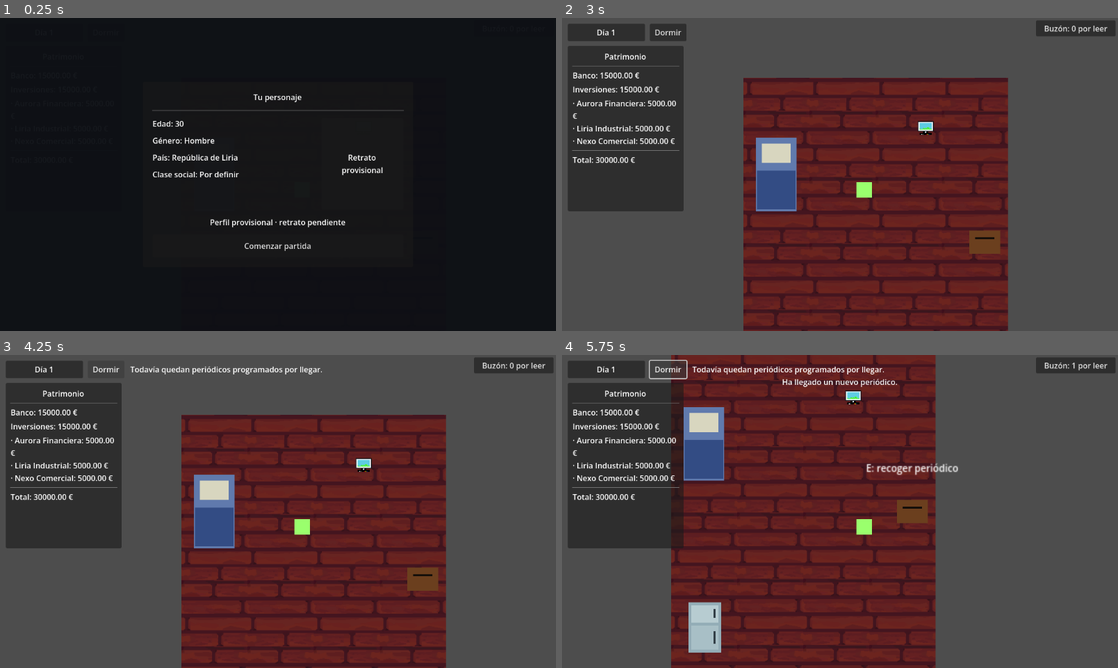
Above: before the commit, frames 1-4 (two rows, left to right).
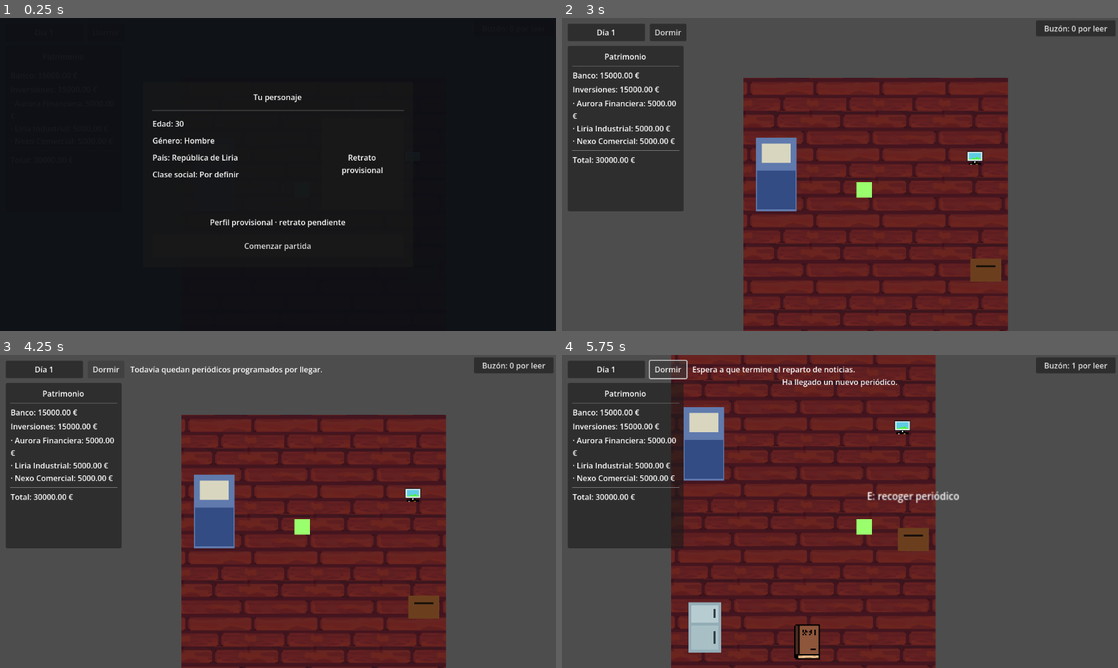
Above: after the commit, the same moments.

Repository: JBBP-stack/Eurasia
Game: Godot game, scene res://escenas/habitacion/habitacion1.tscn
Same seed, same stepped clock (60 frames per second), same inputs: the game is played once before the commit and once after it.
Inputs:
- Up to frame 1 (0.25 s): no input
- Up to frame 2 (3 s): click "Comenzar partida" at 0.5 s; click "Buzón: 0 por leer" at 1.25 s; click "Dormir" at 2 s; click "Cerrar" at 2.75 s
- Up to frame 3 (4.25 s): click "Dormir" at 3.5 s
- Up to frame 4 (5.75 s): tap Enter at 4.25 s; hold Right (ui_right) 4.28-5.03 s; tap E at 4.35, 5.1 s; hold Down (ui_down) from 5.03 s (still down)

The runs differ from the first frame. In frame 2, 1.0% of the frame differs, in the area x 64-79%, y 32-85%; in frame 3, 1.0%; in frame 4, 2.5%, in the area x 23-72%, y 3-98%.

Commit message:
Añadido libro(diccionario) para consultas de términos financieros

Diff:
--- /dev/null
+++ b/godot/datos/diccionario_financiero.json
@@ -0,0 +1,28 @@
+{
+  "terminos": [
+    {
+      "termino": "Inflación",
+      "aliases": ["IPC", "poder adquisitivo"],
+      "definicion": "Aumento general y sostenido de los precios de bienes y servicios. Cuando los precios suben, cada unidad de dinero permite comprar menos.",
+      "ejemplo": "Si tus ingresos no cambian y suben los precios de la compra, con el mismo dinero puedes llevarte menos productos.",
+      "fuente": "Banco Central Europeo",
+      "url": "https://www.ecb.europa.eu/ecb-and-you/explainers/tell-me-more/html/what_is_inflation.es.html"
+    },
+    {
+      "termino": "Liquidez",
+      "aliases": ["disponibilidad", "activo líquido"],
+      "definicion": "Facilidad y rapidez con la que puedes disponer del dinero o convertir un activo en dinero. Un depósito disponible a la vista suele ser más líquido que una inversión con vencimiento.",
+      "ejemplo": "El saldo de una cuenta corriente suele estar disponible antes que el dinero colocado en un depósito a plazo.",
+      "fuente": "Banco de España",
+      "url": "https://clientebancario.bde.es/pcb/es/blog/productos-de-ahorro-vs-inversion.html?blog=%2Fwebcb%2FBlog%2FCuentasDepositos"
+    },
+    {
+      "termino": "Volatilidad",
+      "aliases": ["variación de precio", "riesgo de mercado"],
+      "definicion": "Grado en que el precio de una inversión cambia con el tiempo. Una volatilidad alta implica cambios más amplios o frecuentes.",
+      "ejemplo": "Si una acción alterna subidas y bajadas grandes en pocos días, su precio muestra alta volatilidad.",
+      "fuente": "Investor.gov, SEC",
+      "url": "https://www.investor.gov/introduction-investing/general-resources/news-alerts/alerts-bulletins/investor-bulletins/investor-2"
+    }
+  ]
+}
--- /dev/null
+++ b/godot/escenas/habitacion/Libro.gd
@@ -0,0 +1,38 @@
+extends Area2D
+## Libro interactivo que abre el diccionario financiero local.
+
+@onready var _indicador: Label = $Indicador
+var _jugador_cerca: bool = false
+
+
+func _ready() -> void:
+	body_entered.connect(_al_entrar_en_rango)
+	body_exited.connect(_al_salir_del_rango)
+
+
+func _al_entrar_en_rango(cuerpo: Node2D) -> void:
+	if cuerpo is CharacterBody2D:
+		_jugador_cerca = true
+		_indicador.visible = true
+
+
+func _al_salir_del_rango(cuerpo: Node2D) -> void:
+	if cuerpo is CharacterBody2D:
+		_jugador_cerca = false
+		_indicador.visible = false
+
+
+func _unhandled_input(event: InputEvent) -> void:
+	if not _jugador_cerca:
+		return
+	if event is InputEventKey and event.pressed and not event.echo and event.keycode == KEY_E:
+		_abrir_diccionario()
+		get_viewport().set_input_as_handled()
+
+
+func _abrir_diccionario() -> void:
+	var diccionario := get_tree().get_first_node_in_group("diccionario_ui")
+	if diccionario == null:
+		push_warning("No se encontró la interfaz del diccionario financiero.")
+		return
+	diccionario.call("abrir_diccionario")
--- /dev/null
+++ b/godot/escenas/habitacion/Libro.tscn
@@ -0,0 +1,30 @@
+[gd_scene format=3]
+
+[ext_resource type="Script" path="res://escenas/habitacion/Libro.gd" id="1_libro"]
+[ext_resource type="Texture2D" uid="uid://6g4wvijo13g2" path="res://assets/objetos/livro.png" id="2_livro"]
+
+[sub_resource type="CircleShape2D" id="CircleShape2D_rango"]
+radius = 42.0
+
+[node name="Libro" type="Area2D"]
+collision_layer = 0
+collision_mask = 1
+script = ExtResource("1_libro")
+
+[node name="Rango" type="CollisionShape2D" parent="."]
+shape = SubResource("CircleShape2D_rango")
+
+[node name="Ilustracion" type="Sprite2D" parent="."]
+texture = ExtResource("2_livro")
+scale = Vector2(0.35, 0.35)
+
+[node name="Indicador" type="Label" parent="."]
+offset_left = -88.0
+offset_top = -66.0
+offset_right = 88.0
+offset_bottom = -40.0
+theme_override_colors/font_color = Color(1, 1, 1, 1)
+theme_override_font_sizes/font_size = 10
+text = "E: consultar diccionario"
+horizontal_alignment = 1
+visible = false
--- a/godot/escenas/habitacion/habitacion1.tscn
+++ b/godot/escenas/habitacion/habitacion1.tscn
@@ -11,6 +11,8 @@
 [ext_resource type="PackedScene" path="res://escenas/habitacion/Cama.tscn" id="7_cama"]
 [ext_resource type="PackedScene" path="res://escenas/habitacion/Portatil.tscn" id="8_portatil"]
 [ext_resource type="PackedScene" path="res://escenas/habitacion/Nevera.tscn" id="9_nevera"]
+[ext_resource type="PackedScene" path="res://escenas/habitacion/Libro.tscn" id="10_libro"]
+[ext_resource type="PackedScene" path="res://escenas/interfaces/DiccionarioUI.tscn" id="11_diccionario"]
 
 [sub_resource type="TileSetAtlasSource" id="TileSetAtlasSource_7r0pk"]
 texture = ExtResource("2_xym36")
@@ -309,13 +311,20 @@
 tile_set = SubResource("TileSet_inxgb")
 
 [node name="Buzon" parent="." unique_id=506260982 instance=ExtResource("6_buzon")]
+position = Vector2(251, 199)
 
 [node name="Cama" parent="." unique_id=1020421977 instance=ExtResource("7_cama")]
 position = Vector2(34, 100)
 
 [node name="Portatil" parent="." unique_id=627521874 instance=ExtResource("8_portatil")]
+position = Vector2(241, 86)
 
 [node name="Nevera" parent="." unique_id=843991717 instance=ExtResource("9_nevera")]
+
+[node name="Libro" parent="." unique_id=1035530416 instance=ExtResource("10_libro")]
+position = Vector2(143, 312)
+
+[node name="DiccionarioUI" parent="." unique_id=1994601392 instance=ExtResource("11_diccionario")]
 
 [node name="Jugador" parent="." unique_id=1196908318 instance=ExtResource("3_xym36")]
 position = Vector2(100, 100)
--- /dev/null
+++ b/godot/escenas/interfaces/DiccionarioUI.gd
@@ -0,0 +1,177 @@
+extends CanvasLayer
+## Visor de términos financieros cargados desde un JSON local.
+
+const RUTA_DATOS: String = "res://datos/diccionario_financiero.json"
+
+var _fondo: ColorRect
+var _panel: PanelContainer
+var _filtro: LineEdit
+var _lista: ItemList
+var _detalle: Label
+var _terminos: Array[Dictionary] = []
+var _resultados: Array[Dictionary] = []
+var _abierta: bool = false
+
+
+func _ready() -> void:
+	process_mode = Node.PROCESS_MODE_ALWAYS
+	add_to_group("diccionario_ui")
+	_crear_interfaz()
+	_cargar_terminos()
+	_cerrar_diccionario()
+
+
+func _crear_interfaz() -> void:
+	_fondo = ColorRect.new()
+	_fondo.color = Color(0.01, 0.02, 0.05, 0.82)
+	_fondo.mouse_filter = Control.MOUSE_FILTER_STOP
+	add_child(_fondo)
+	_fondo.set_anchors_and_offsets_preset(Control.PRESET_FULL_RECT)
+
+	_panel = PanelContainer.new()
+	add_child(_panel)
+	_panel.set_anchors_and_offsets_preset(Control.PRESET_FULL_RECT)
+	_panel.offset_left = 12
+	_panel.offset_top = 12
+	_panel.offset_right = -12
+	_panel.offset_bottom = -12
+
+	var margen := MarginContainer.new()
+	_panel.add_child(margen)
+	margen.add_theme_constant_override("margin_left", 10)
+	margen.add_theme_constant_override("margin_right", 10)
+	margen.add_theme_constant_override("margin_top", 10)
+	margen.add_theme_constant_override("margin_bottom", 10)
+
+	var raiz := VBoxContainer.new()
+	margen.add_child(raiz)
+
+	var cabecera := HBoxContainer.new()
+	raiz.add_child(cabecera)
+	var titulo := Label.new()
+	titulo.text = "DICCIONARIO FINANCIERO"
+	titulo.size_flags_horizontal = Control.SIZE_EXPAND_FILL
+	cabecera.add_child(titulo)
+
+	var cerrar := Button.new()
+	cerrar.text = "Cerrar  (Esc)"
+	cerrar.pressed.connect(_cerrar_diccionario)
+	cabecera.add_child(cerrar)
+
+	_filtro = LineEdit.new()
+	_filtro.placeholder_text = "Buscar término..."
+	_filtro.text_changed.connect(_filtrar)
+	raiz.add_child(_filtro)
+
+	var cuerpo := HSplitContainer.new()
+	cuerpo.size_flags_vertical = Control.SIZE_EXPAND_FILL
+	raiz.add_child(cuerpo)
+
+	_lista = ItemList.new()
+	_lista.custom_minimum_size = Vector2(145, 0)
+	_lista.item_selected.connect(_seleccionar_termino)
+	cuerpo.add_child(_lista)
+
+	var scroll := ScrollContainer.new()
+	scroll.size_flags_horizontal = Control.SIZE_EXPAND_FILL
+	cuerpo.add_child(scroll)
+
+	_detalle = Label.new()
+	_detalle.custom_minimum_size = Vector2(230, 0)
+	_detalle.size_flags_horizontal = Control.SIZE_EXPAND_FILL
+	_detalle.autowrap_mode = TextServer.AUTOWRAP_WORD_SMART
+	scroll.add_child(_detalle)
+
+
+func _cargar_terminos() -> void:
+	if not FileAccess.file_exists(RUTA_DATOS):
+		push_error("No existe el archivo del diccionario: " + RUTA_DATOS)
+		_detalle.text = "No se pudo cargar el diccionario."
+		return
+
+	var contenido := FileAccess.get_file_as_string(RUTA_DATOS)
+	var datos: Variant = JSON.parse_string(contenido)
+	if not datos is Dictionary:
+		push_error("El JSON del diccionario no contiene un objeto válido.")
+		_detalle.text = "No se pudo leer el diccionario."
+		return
+
+	var lista_datos: Variant = datos.get("terminos", [])
+	if not lista_datos is Array:
+		push_error("El campo 'terminos' del diccionario debe ser una lista.")
+		_detalle.text = "No hay términos disponibles."
+		return
+
+	for termino in lista_datos:
+		if termino is Dictionary:
+			_terminos.append(termino)
+	_filtrar("")
+
+
+func _filtrar(texto: String) -> void:
+	_resultados.clear()
+	_lista.clear()
+	var consulta := _normalizar(texto)
+
+	for termino in _terminos:
+		var coincide := consulta.is_empty()
+		var nombre := str(termino.get("termino", ""))
+		if _normalizar(nombre).contains(consulta):
+			coincide = true
+		for alias in termino.get("aliases", []):
+			if _normalizar(str(alias)).contains(consulta):
+				coincide = true
+		if coincide:
+			_resultados.append(termino)
+			_lista.add_item(nombre)
+
+	if _resultados.is_empty():
+		_detalle.text = "No hay términos que coincidan con la búsqueda."
+	else:
+		_lista.select(0)
+		_mostrar_termino(0)
+
+
+func _normalizar(texto: String) -> String:
+	return texto.strip_edges().to_lower() \
+		.replace("á", "a").replace("é", "e").replace("í", "i") \
+		.replace("ó", "o").replace("ú", "u").replace("ü", "u")
+
+
+func _seleccionar_termino(indice: int) -> void:
+	_mostrar_termino(indice)
+
+
+func _mostrar_termino(indice: int) -> void:
+	if indice < 0 or indice >= _resultados.size():
+		return
+	var termino: Dictionary = _resultados[indice]
+	_detalle.text = str(termino.get("termino", "")) \
+		+ "\n\n" + str(termino.get("definicion", "")) \
+		+ "\n\nEjemplo: " + str(termino.get("ejemplo", ""))
+
+
+func abrir_diccionario() -> void:
+	_abierta = true
+	_fondo.visible = true
+	_panel.visible = true
+	_filtro.clear()
+	get_tree().paused = true
+	_filtro.grab_focus()
+
+
+func _cerrar_diccionario() -> void:
+	_abierta = false
+	if _fondo:
+		_fondo.visible = false
+	if _panel:
+		_panel.visible = false
+	get_tree().paused = false
+
+
+func _unhandled_input(event: InputEvent) -> void:
+	if not _abierta:
+		return
+	if event is InputEventKey and event.pressed and not event.echo and event.keycode == KEY_ESCAPE:
+		_cerrar_diccionario()
+		get_viewport().set_input_as_handled()
--- /dev/null
+++ b/godot/escenas/interfaces/DiccionarioUI.tscn
@@ -0,0 +1,6 @@
+[gd_scene format=3]
+
+[ext_resource type="Script" path="res://escenas/interfaces/DiccionarioUI.gd" id="1_diccionario"]
+
+[node name="DiccionarioUI" type="CanvasLayer"]
+script = ExtResource("1_diccionario")
Binary file added: godot/assets/objetos/nevera1.png
Not shown, added: godot/assets/objetos/nevera1.png.import
Not shown, added: godot/escenas/habitacion/Libro.gd.uid
Not shown, added: godot/escenas/interfaces/DiccionarioUI.gd.uid
Not shown, added: arte/sprites/nevera1_sinterminar.pxo
Not shown, changed: docs/EURASIA_SEGUIMIENTO.md
